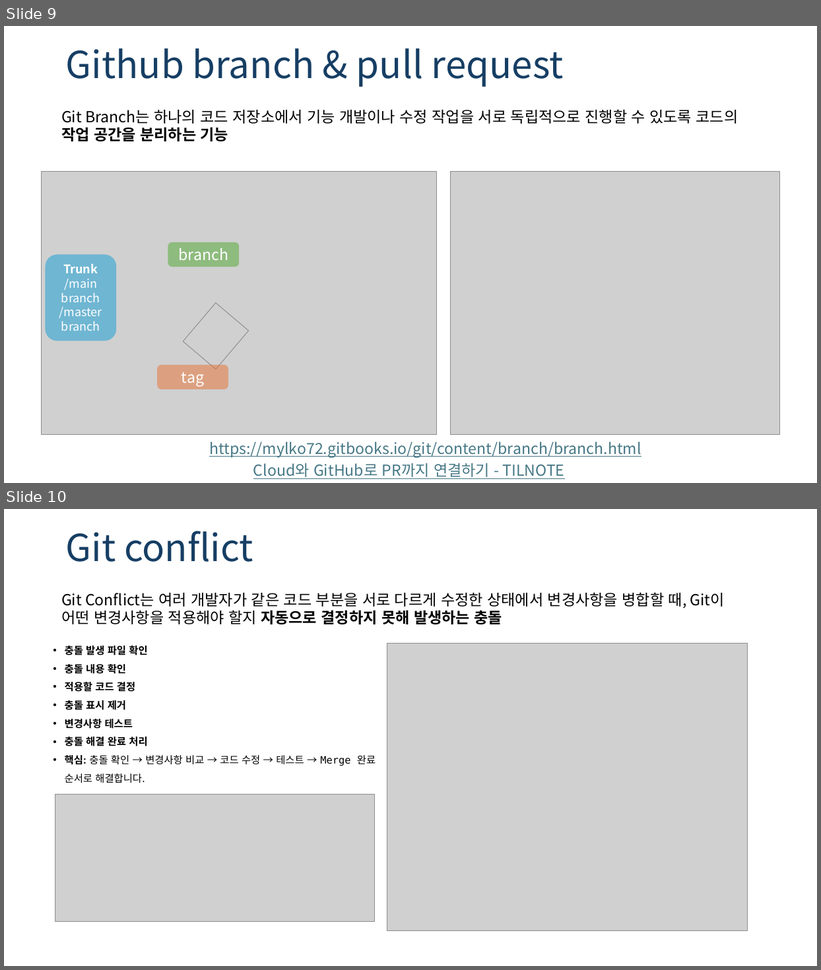
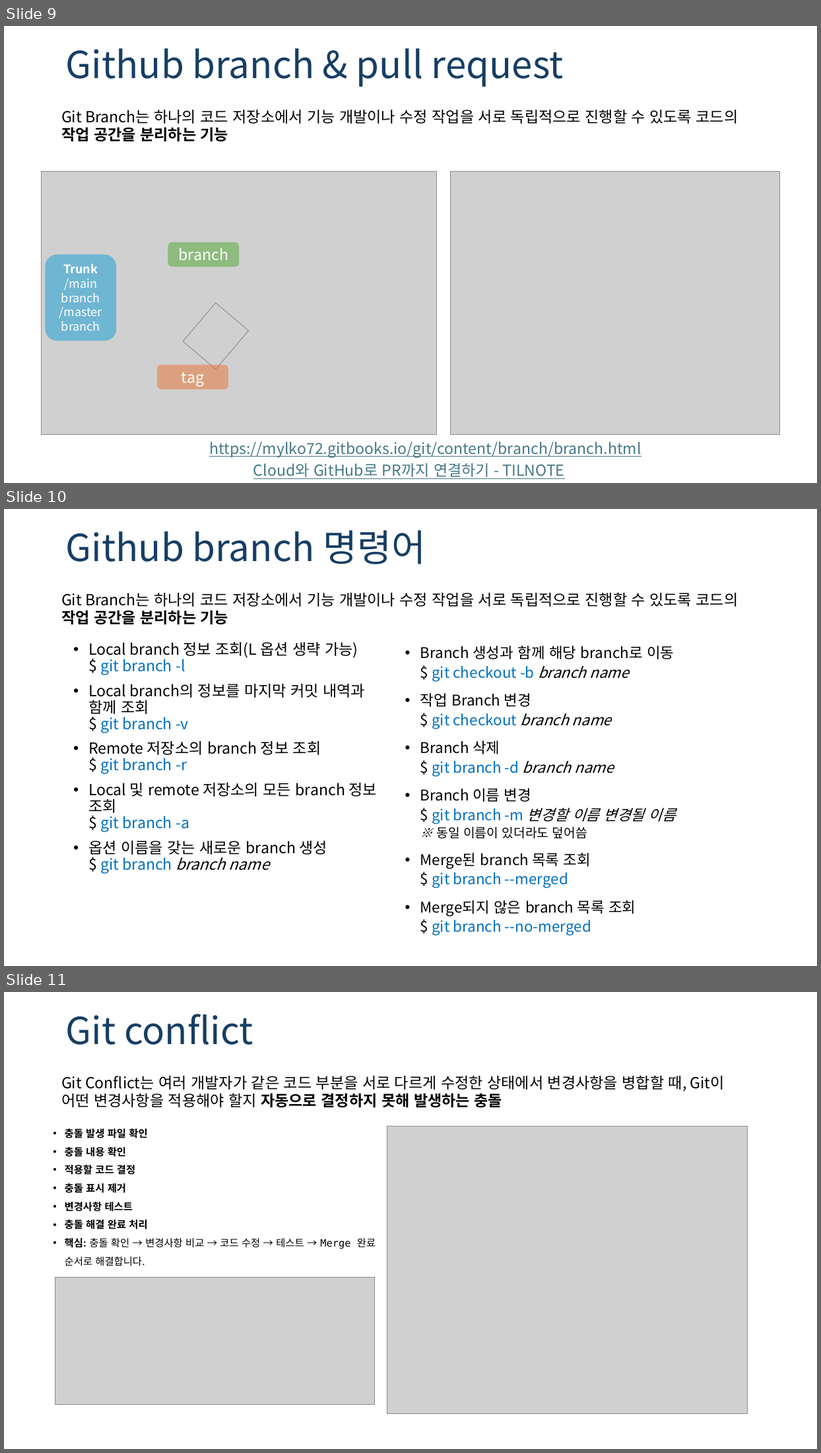
Before and after one commit to haru2014/pet_walk_t01, a slide deck: petwalk_team_building.pptx. Shown one above the other, each under a label of ours: slides 9 and 10 before the commit, slides 9, 10 and 11 after it. The pictures are 821x970 and 821x1453 pixels, drawn with LibreOffice and Linux fonts; fonts in the diff are those of the drawing; grey boxes stand for pictures. Boxes give left, top, right and bottom in pixels: in the first picture for what was removed or moved away, otherwise in the second. Text is boxed around its words. In the diff, an @@ line names an element or a change of style, - is before the commit and + after.

```diff
--- a/petwalk_team_building.pptx
+++ b/petwalk_team_building.pptx
@@ slide 10 added at box(4, 509, 817, 966), background #FFFFFF @@
@@ title added at box(66, 530, 426, 564), 44 pt, text #163E64 @@
+Github branch 명령어
@@ text added at box(61, 592, 739, 625), 18 pt, text #000000 @@
+Git Branch는 하나의 코드 저장소에서 기능 개발이나 수정 작업을 서로 독립적으로 진행할 수 있도록 코드의 작업 공간을 분리하는 기능
@@ text added at box(88, 642, 377, 873), 18 pt, text #000000 @@
+• Local branch 정보 조회(L 옵션 생략 가능)
+  $ git branch -l
+• Local branch의 정보를 마지막 커밋 내역과 함께 조회
+  $ git branch -v
+• Remote 저장소의 branch 정보 조회
+  $ git branch -r
+• Local 및 remote 저장소의 모든 branch 정보 조회
+  $ git branch -a
+• 옵션 이름을 갖는 새로운 branch 생성
+  $ git branch branch name
@@ text added at box(420, 646, 676, 936), 17.5 pt, text #000000 @@
+• Branch 생성과 함께 해당 branch로 이동
+  $ git checkout -b branch name
+• 작업 Branch 변경
+  $ git checkout branch name
+• Branch 삭제
+  $ git branch -d branch name
+• Branch 이름 변경
+  $ git branch -m 변경할 이름 변경될 이름
+  ※ 동일 이름이 있더라도 덮어씀
+• Merge된 branch 목록 조회
+  $ git branch --merged
+• Merge되지 않은 branch 목록 조회
+  $ git branch --no-merged
@@ what was slide 10 is now slide 11 @@
```
Also in this commit, not shown: 2 slides changed, 16 other files.
